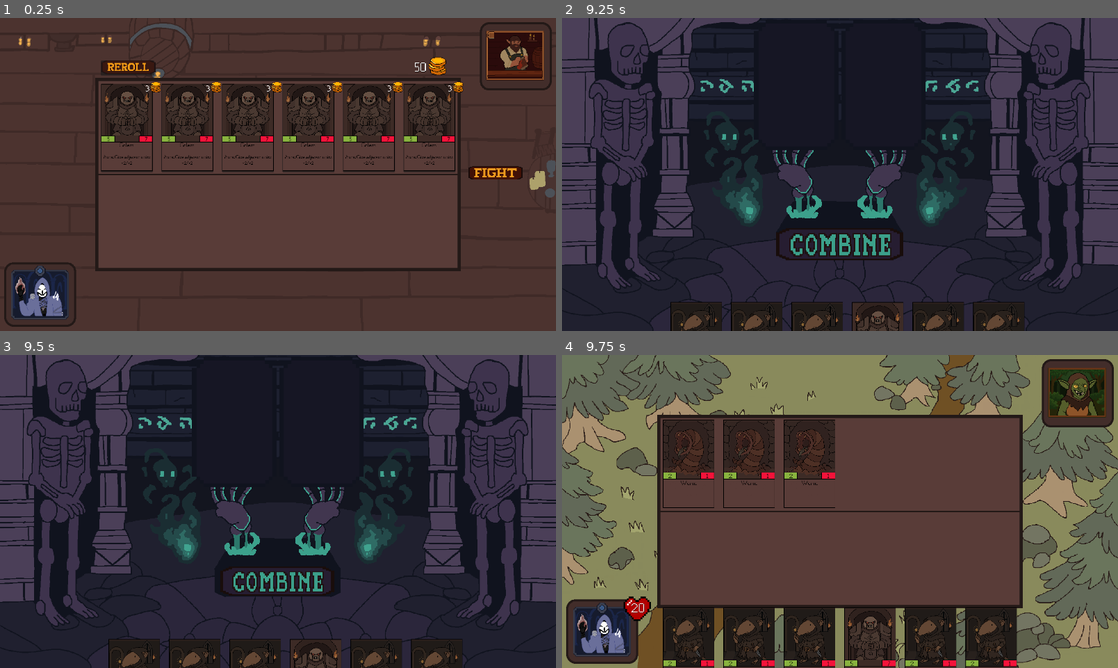
Above: before the commit, frames 1-4 (two rows, left to right).
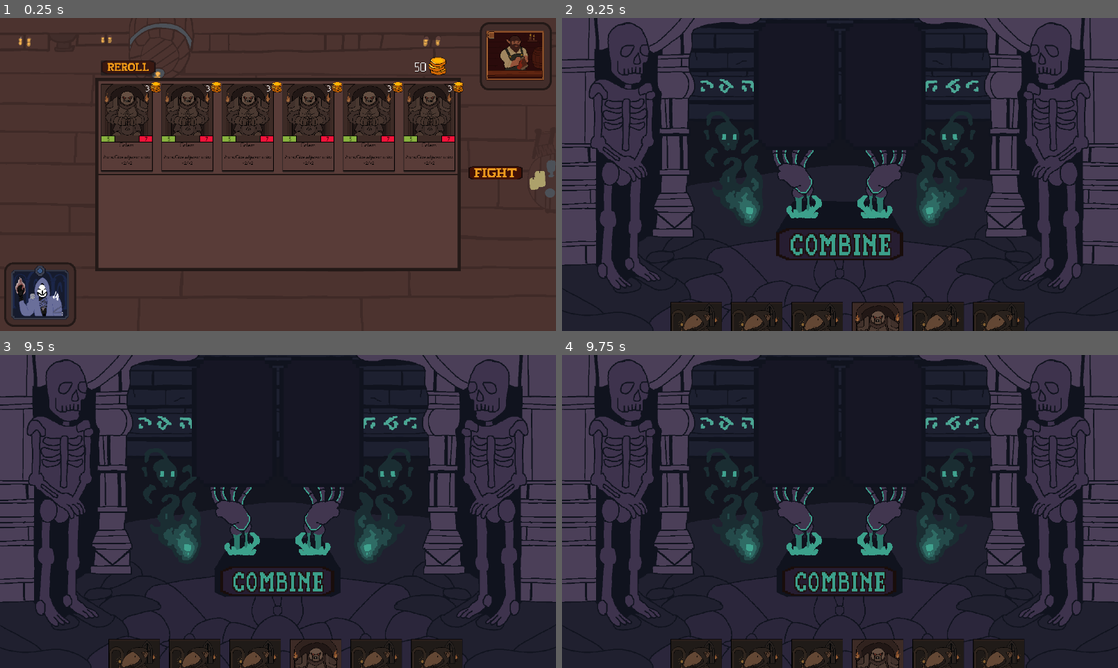
Above: after the commit, the same moments.

Repository: NotEuanB/IMY300
Game: Godot game, scene res://Scenes/Board/board.tscn
Same seed, same stepped clock (60 frames per second), same inputs: the game is played once before the commit and once after it.
Inputs (mouse positions are in pixels of both pictures, inside the frame that each line leads up to):
- Up to frame 1 (0.25 s): no input
- Up to frame 2 (9.25 s): click (689, 68) at 0.5 s; click (689, 127) at 1.25 s; click (751, 127) at 2.02 s; click (812, 127) at 2.77 s; click (867, 127) at 3.52 s; click (928, 127) at 4.27 s; click (990, 127) at 5.02 s; click (1056, 165) at 5.75 s; click (840, 243) at 6.5 s; click (840, 243) at 7.25 s; click (840, 243) at 8 s; move the mouse to (962, 158) at 8.77 s; press the mouse at (962, 158) at 8.78 s
- Up to frame 3 (9.5 s): no input
- Up to frame 4 (9.75 s): release the mouse at (962, 495) at 9.5 s; drag from (728, 527) to (812, 574) at 9.52 s

Frames 1-3 are identical in both runs. In frame 4, 92% of the frame differs, in the area x 0-100%, y 0-100%.

Commit message:
Combine board fix 2

Diff:
--- a/IMY300 Main Game/new-game-project/Scenes/CombineBoard/combine_button.gd
+++ b/IMY300 Main Game/new-game-project/Scenes/CombineBoard/combine_button.gd
@@ -4,6 +4,18 @@
 	$CombineSprite/CombineAnimation.play("Combine_idle")
 
 func _on_pressed() -> void:
+	var HAND_LIMIT = 6  # Set this to your actual hand size limit
+
+	# Count units in hand (ignore nulls)
+	var hand_count = 0
+	for unit in hand_area.unit_grid.units.values():
+		if unit:
+			hand_count += 1
+
+	# If hand is full, do nothing
+	if hand_count >= HAND_LIMIT:
+		return
+
 	var slot_one_unit = _get_unit_in_slot(slot_one_area)
 	var slot_two_unit = _get_unit_in_slot(slot_two_area)
 
--- a/IMY300 Main Game/new-game-project/Scenes/Unit/rat_unit.gd
+++ b/IMY300 Main Game/new-game-project/Scenes/Unit/rat_unit.gd
@@ -2,10 +2,8 @@
 class_name RatUnit
 extends Unit
 
-var buff_used := false
-
 func on_played(play_area: PlayArea) -> void:
-	if buff_used or UnitMover.is_selecting_target:
+	if stats.buff_used or UnitMover.is_selecting_target:
 		return
 
 	var candidates: Array = []
@@ -35,7 +33,7 @@
 	for unit in candidates:
 		if is_instance_valid(unit):
 			unit.set_selectable(false)
-	buff_used = true
+	stats.buff_used = true # <-- Mark as used on the stats resource
 	UnitMover.is_selecting_target = false
 	UnitMover.selecting_rat = null
 	$Buff.play()
--- a/IMY300 Main Game/new-game-project/data/units/unit_stats.gd
+++ b/IMY300 Main Game/new-game-project/data/units/unit_stats.gd
@@ -14,5 +14,7 @@
 @export var skin: Texture2D
 @export var description: String = ""
 
+@export var buff_used := false
+
 func _to_string() -> String:
 	return name
